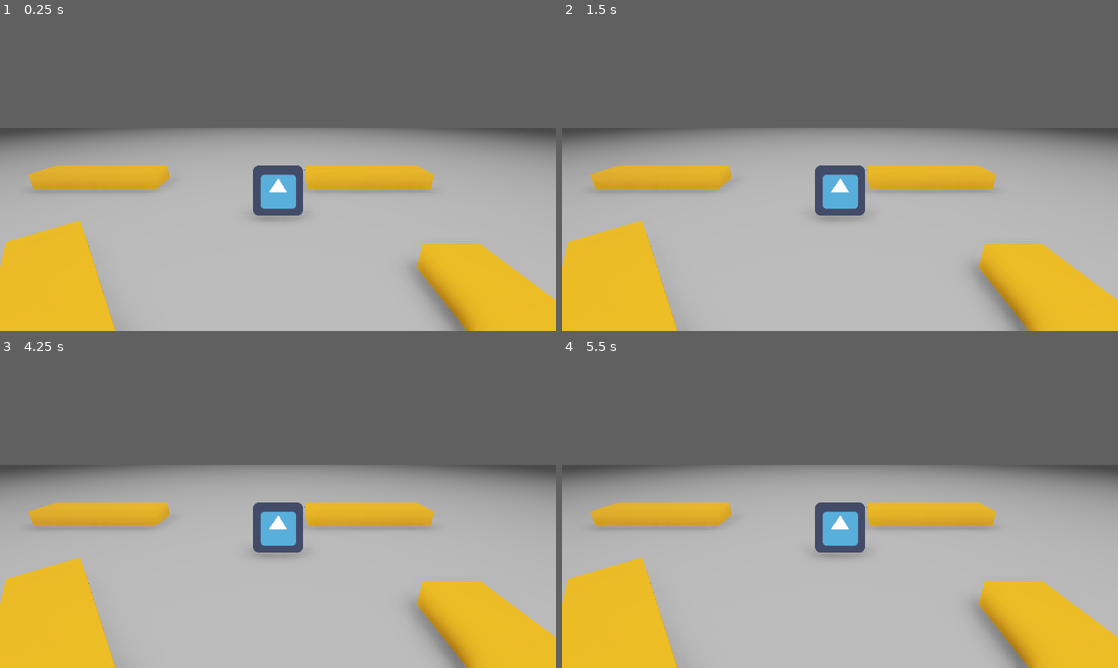
Above: before the commit, frames 1-4 (two rows, left to right).
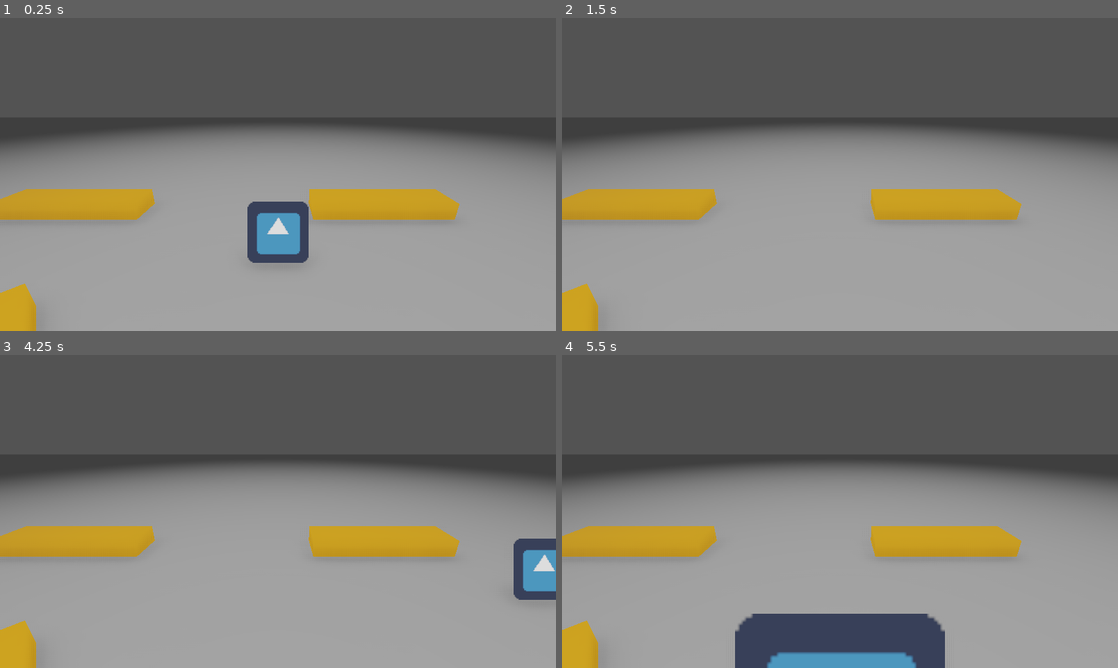
Above: after the commit, the same moments.

Repository: sundowns/github-gameoff-2021
Game: Godot game, scene res://Game.tscn
The game is run twice, just before and just after one commit, with the same random seed, the same clock (stepped at 60 frames per second) and the same inputs. Before the commit the project has no main scene; this scene is started directly in both runs. The engine's default icon, where the game draws it, is replaced by a stand-in: a white triangle on a blue panel in a dark square.
Inputs:
- Up to frame 1 (0.25 s): no input
- Up to frame 2 (1.5 s): tap Enter at 0.5 s; hold Right (ui_right) 0.53-1.28 s; hold Space (jump, bound only after the commit) 0.53-1.28 s; hold Down (ui_down) from 1.28 s (still down); tap Space (jump, bound only after the commit) at 1.35 s
- Up to frame 3 (4.25 s): tap Space (jump, bound only after the commit) at 1.52, 1.82, 2, 2.85, 3.02, 3.32, 3.5 s; release Down (ui_down) at 2.03 s; hold Right (ui_right) 2.03-2.78 s; hold Space (jump, bound only after the commit) 2.03-2.78 s; tap Enter at 2.75 s; hold Up (ui_up) 2.78-3.53 s; hold Left (ui_left) from 3.53 s (still down); hold Space (jump, bound only after the commit) from 3.53 s (still down)
- Up to frame 4 (5.5 s): release Space (jump, bound only after the commit) at 4.28 s; tap Space (jump, bound only after the commit) at 4.35, 4.52, 4.82 s; release Left (ui_left) at 5.03 s; hold Down (ui_down) from 5.03 s (still down); hold Space (jump, bound only after the commit) from 5.03 s (still down)

The runs differ from the first frame. In frame 1, 63% of the frame differs, in the area x 0-100%, y 31-100%; in frame 2, 63%; in frame 3, 63%; in frame 4, 63%.

Commit message:
basic scene and wip camera follow player

Diff:
--- /dev/null
+++ b/Camera.gd
@@ -0,0 +1,18 @@
+extends Camera
+
+# Extended from https://github.com/AhmedHamdi1234/Smooth-Camera-Follow-Godot-Demo/blob/main/Scripts/Camera_Follow.gd
+
+export var follow_target_path: NodePath = "Player"
+onready var target: Object = get_parent().get_node(follow_target_path)
+export var smooth_speed: float
+export var offset: Vector3
+
+func set_follow_target(_target: Node):
+	target = _target
+
+# Called every frame. 'delta' is the elapsed time since the previous frame.
+func _physics_process(delta: float) -> void:
+	print('?')
+	if(target != null):
+		print('move')
+		self.translation = lerp(self.translation, target.translation + offset, smooth_speed * delta)
--- a/Game.tscn
+++ b/Game.tscn
@@ -1,22 +1,30 @@
-[gd_scene load_steps=7 format=2]
+[gd_scene load_steps=8 format=2]
 
 [ext_resource path="res://player/Player.tscn" type="PackedScene" id=1]
 [ext_resource path="res://world/Wall.tscn" type="PackedScene" id=2]
 [ext_resource path="res://world/game_world_environment.tres" type="Environment" id=3]
+[ext_resource path="res://Camera.gd" type="Script" id=4]
 
-[sub_resource type="BoxShape" id=2]
-extents = Vector3( 100, 1, 15 )
+[sub_resource type="BoxShape" id=1]
+extents = Vector3( 100, 1, 30 )
 
-[sub_resource type="CubeMesh" id=3]
-size = Vector3( 200, 2, 30 )
+[sub_resource type="CubeMesh" id=2]
+size = Vector3( 200, 2, 60 )
 
-[sub_resource type="SpatialMaterial" id=4]
+[sub_resource type="SpatialMaterial" id=3]
 albedo_color = Color( 0.701961, 0.701961, 0.701961, 1 )
 
 [node name="World" type="Spatial"]
 
 [node name="WorldEnvironment" type="WorldEnvironment" parent="."]
 environment = ExtResource( 3 )
+
+[node name="Camera" type="Camera" parent="."]
+transform = Transform( 1, 0, 0, 0, 0.939693, 0.34202, 0, -0.34202, 0.939693, 0, 3.366, 4 )
+current = true
+script = ExtResource( 4 )
+follow_target_path = NodePath("../Player")
+smooth_speed = 5.0
 
 [node name="Player" parent="." instance=ExtResource( 1 )]
 
@@ -26,11 +34,11 @@
 transform = Transform( 1, 0, 0, 0, 1, 0, 0, 0, 1, 0, -1, 0 )
 
 [node name="CollisionShape" type="CollisionShape" parent="StaticObjects/Floor"]
-shape = SubResource( 2 )
+shape = SubResource( 1 )
 
 [node name="MeshInstance" type="MeshInstance" parent="StaticObjects/Floor"]
-mesh = SubResource( 3 )
-material/0 = SubResource( 4 )
+mesh = SubResource( 2 )
+material/0 = SubResource( 3 )
 
 [node name="Wall" parent="StaticObjects" instance=ExtResource( 2 )]
 transform = Transform( 1, 0, 0, 0, 1, 0, 0, 0, 1, 3, 0, -2 )
--- a/player/Player.gd
+++ b/player/Player.gd
@@ -1,16 +1,32 @@
 extends KinematicBody
 
+# Extended from https://github.com/GDQuest/godot-demos/blob/master/2019/03-23-z-axis-in-2d/src/Godette.gd
 
-# Declare member variables here. Examples:
-# var a: int = 2
-# var b: String = "text"
+const FLOOR_NORMAL = Vector3(0.0, 1.0, 0.0)
 
+export var speed := 7.0
+export var gravity := 30.0
+export var jump_force := 6.0
 
-# Called when the node enters the scene tree for the first time.
-func _ready() -> void:
-	pass # Replace with function body.
+var velocity_y := 0.0
 
+func _physics_process(delta: float) -> void:
+	var direction_ground := Vector3(
+		Input.get_action_strength("ui_right") - Input.get_action_strength("ui_left"),
+		Input.get_action_strength("ui_down") - Input.get_action_strength("ui_up"), 0).normalized()
 
-# Called every frame. 'delta' is the elapsed time since the previous frame.
-#func _process(delta: float) -> void:
-#	pass
+	if not is_on_floor():
+		velocity_y -= gravity * delta
+
+	var velocity = Vector3(
+		direction_ground.x * speed,
+		velocity_y,
+		direction_ground.y * speed)
+	move_and_slide(velocity, FLOOR_NORMAL)
+
+	if is_on_floor() or is_on_ceiling():
+		velocity_y = 0.0
+
+func _unhandled_input(event: InputEvent) -> void:
+	if event.is_action_pressed("jump"):
+		velocity_y = jump_force
--- a/player/Player.tscn
+++ b/player/Player.tscn
@@ -14,14 +14,13 @@
 transform = Transform( 1, 0, 0, 0, 1, 0, 0, 0, 1, 0, 0.4, 0 )
 shape = SubResource( 1 )
 
-[node name="RotationOffset" type="Position3D" parent="."]
-transform = Transform( 1, 0, 0, 0, 0.939693, 0.34202, 0, -0.34202, 0.939693, 0, 0, 0 )
-
-[node name="Sprite3D" type="Sprite3D" parent="RotationOffset"]
-transform = Transform( 1, 0, 0, 0, 1, 0, 0, 0, 1, 0, 0.579615, 0.210963 )
+[node name="Sprite3D" type="Sprite3D" parent="."]
+transform = Transform( 0.707107, -0.241845, 0.664463, 0, 0.939693, 0.34202, -0.707107, -0.241845, 0.664463, 1.19209e-07, 0.616814, 1.19209e-07 )
 pixel_size = 0.02
+billboard = 1
 alpha_cut = 2
 texture = ExtResource( 1 )
 
-[node name="Camera" type="Camera" parent="RotationOffset/Sprite3D"]
-transform = Transform( 1, 0, 0, 0, 1, 0, 0, 0, 1, 0, 0.41, 5.697 )
+[node name="GroundedCast" type="RayCast" parent="."]
+enabled = true
+cast_to = Vector3( 0, -0.05, 0 )
--- a/project.godot
+++ b/project.godot
@@ -51,6 +51,7 @@
 [application]
 
 config/name="Github-gameoff- 2021"
+run/main_scene="res://Game.tscn"
 config/icon="res://icon.png"
 
 [display]
@@ -90,6 +91,11 @@
 , Object(InputEventKey,"resource_local_to_scene":false,"resource_name":"","device":0,"alt":false,"shift":false,"control":false,"meta":false,"command":false,"pressed":false,"scancode":83,"unicode":0,"echo":false,"script":null)
  ]
 }
+jump={
+"deadzone": 0.5,
+"events": [ Object(InputEventKey,"resource_local_to_scene":false,"resource_name":"","device":0,"alt":false,"shift":false,"control":false,"meta":false,"command":false,"pressed":false,"scancode":32,"unicode":0,"echo":false,"script":null)
+ ]
+}
 
 [layer_names]
 
--- a/world/game_world_environment.tres
+++ b/world/game_world_environment.tres
@@ -7,14 +7,17 @@
 fog_depth_begin = 3.0
 fog_depth_end = 30.0
 tonemap_mode = 2
+tonemap_white = 3.0
 auto_exposure_enabled = true
 auto_exposure_scale = 0.2
 auto_exposure_min_luma = 0.2
 auto_exposure_max_luma = 0.68
 auto_exposure_speed = 2.0
 ssao_enabled = true
-ssao_intensity = 1.2
+ssao_intensity = 0.6
 dof_blur_far_enabled = true
 dof_blur_far_distance = 25.0
 dof_blur_far_amount = 0.05
 glow_enabled = true
+adjustment_brightness = 0.82
+adjustment_saturation = 0.33
